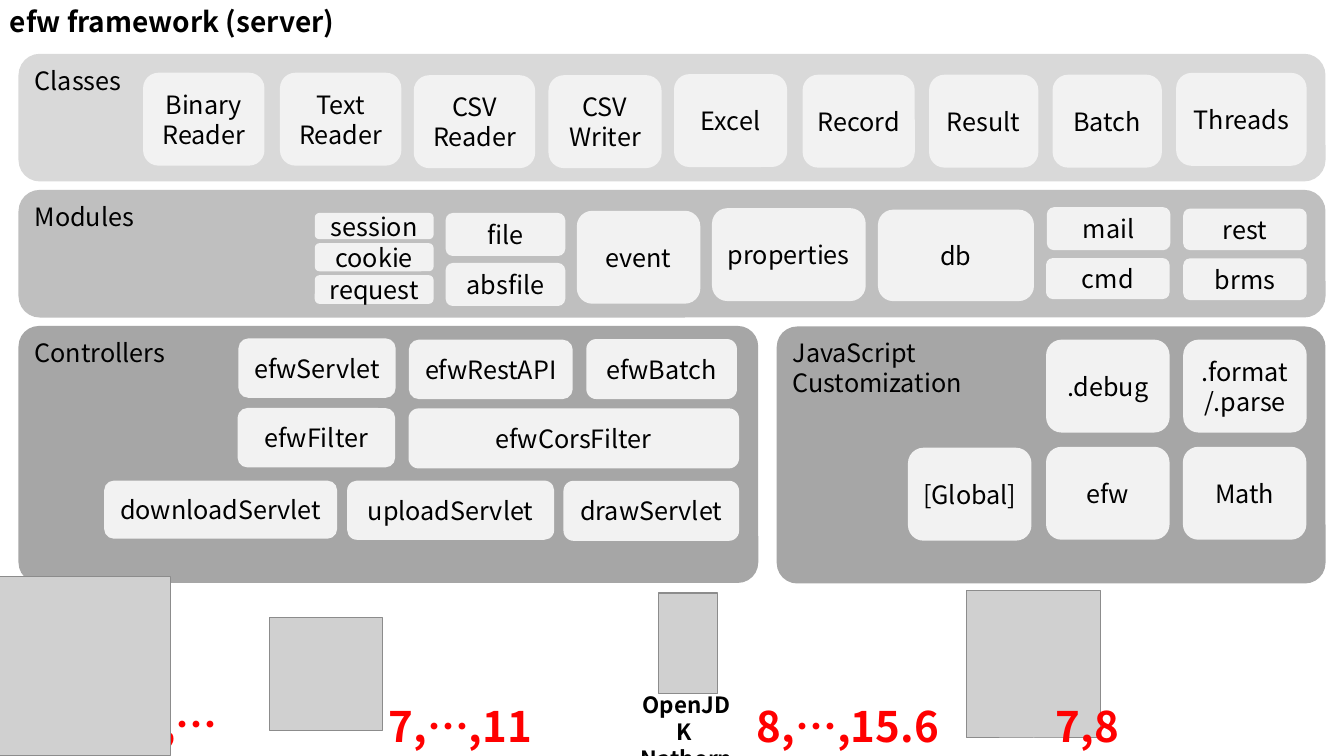
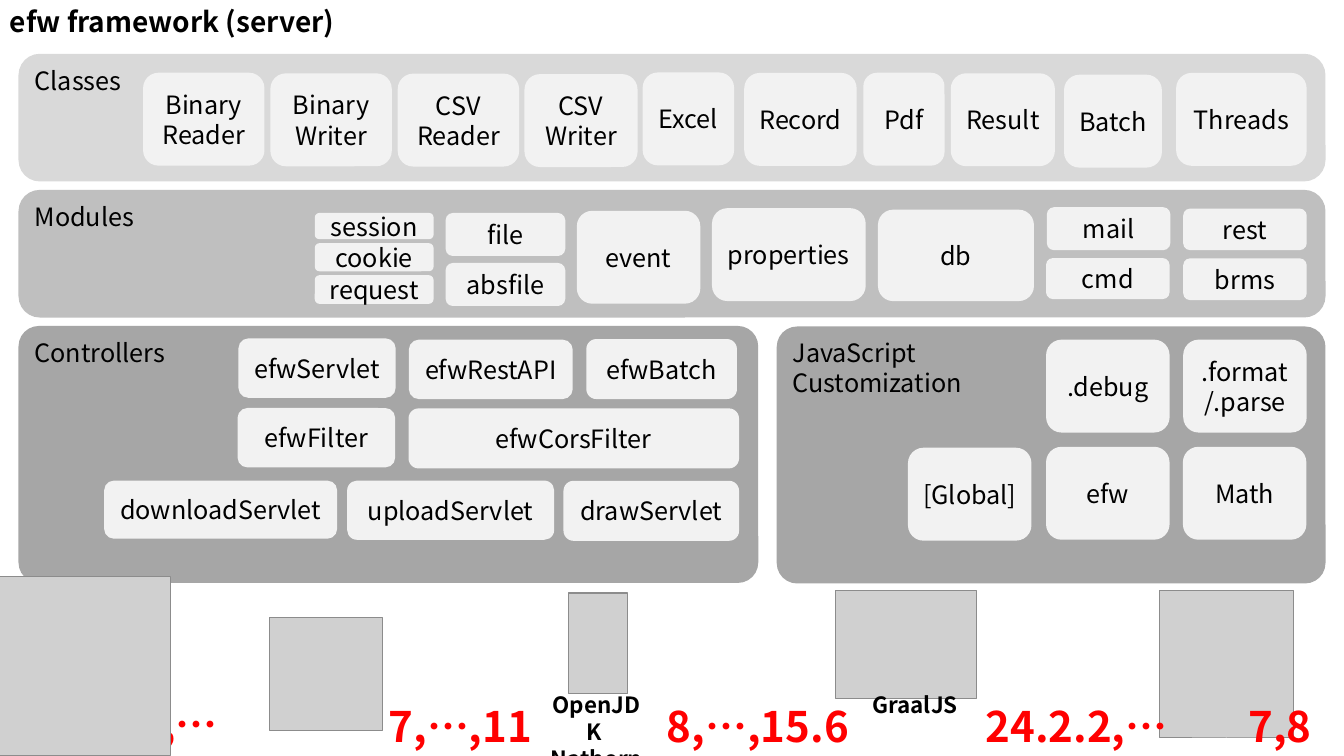
Before and after one commit to efwGrp/efw4.X, a slide deck: slide 3 of docs/img/画像作成用.pptx. Drawn at 1344x756 pixels with LibreOffice and Linux fonts; fonts in the diff are those of the drawing; grey boxes stand for pictures. Boxes give left, top, right and bottom in pixels: in the first picture for what was removed or moved away, otherwise in the second. Text is boxed around its words. In the diff, an @@ line names an element or a change of style, - is before the commit and + after.

```diff
--- a/docs/img/画像作成用.pptx
+++ b/docs/img/画像作成用.pptx
@@ rounded rectangle added at [270, 74, 391, 166], fill #F2F2F2, 18 pt, text #000000 @@
+Binary
+Writer
@@ rounded rectangle removed at [280, 73, 401, 165] @@
-Text
-Reader
@@ rounded rectangle "CSV": place and size @@
-rounded rectangle "CSV" at [413, 76, 534, 168]
+rounded rectangle "CSV" at [398, 74, 519, 166]
@@ rounded rectangle "CSV": place and size @@
-rounded rectangle "CSV" at [548, 76, 661, 168]
+rounded rectangle "CSV" at [524, 75, 637, 167]
@@ rounded rectangle "Excel": place and size @@
-rounded rectangle "Excel" at [675, 75, 787, 167]
+rounded rectangle "Excel" at [643, 73, 735, 165]
@@ rounded rectangle "Record": place and size @@
-rounded rectangle "Record" at [803, 75, 914, 167]
+rounded rectangle "Record" at [744, 73, 857, 165]
@@ rounded rectangle added at [864, 73, 946, 165], fill #F2F2F2, 18 pt, text #000000 @@
+Pdf
@@ rounded rectangle "Result": place and size @@
-rounded rectangle "Result" at [930, 75, 1038, 167]
+rounded rectangle "Result" at [951, 74, 1055, 166]
@@ rounded rectangle "Batch": place and size @@
-rounded rectangle "Batch" at [1053, 75, 1162, 167]
+rounded rectangle "Batch" at [1065, 75, 1163, 167]
@@ picture added at [836, 590, 977, 698] @@
@@ picture: place and size @@
-picture at [967, 591, 1101, 738]
+picture at [1159, 591, 1294, 738]
@@ 2 texts, 1 picture: place and size @@
-2 texts, 1 picture at [626, 593, 939, 751]
+2 texts, 1 picture at [536, 593, 849, 751]
@@ text added at [873, 695, 958, 719], 16 pt, text #000000, bold @@
+GraalJS
@@ text added at [985, 699, 1167, 751], 30 pt, text #FF0000, bold @@
+24.2.2,…
@@ text "7,8": place and size @@
-text "7,8" at [1056, 699, 1119, 752]
+text "7,8" at [1249, 699, 1312, 752]
```
Also in this commit, not shown: 1 other slide changed, 8 other files.
